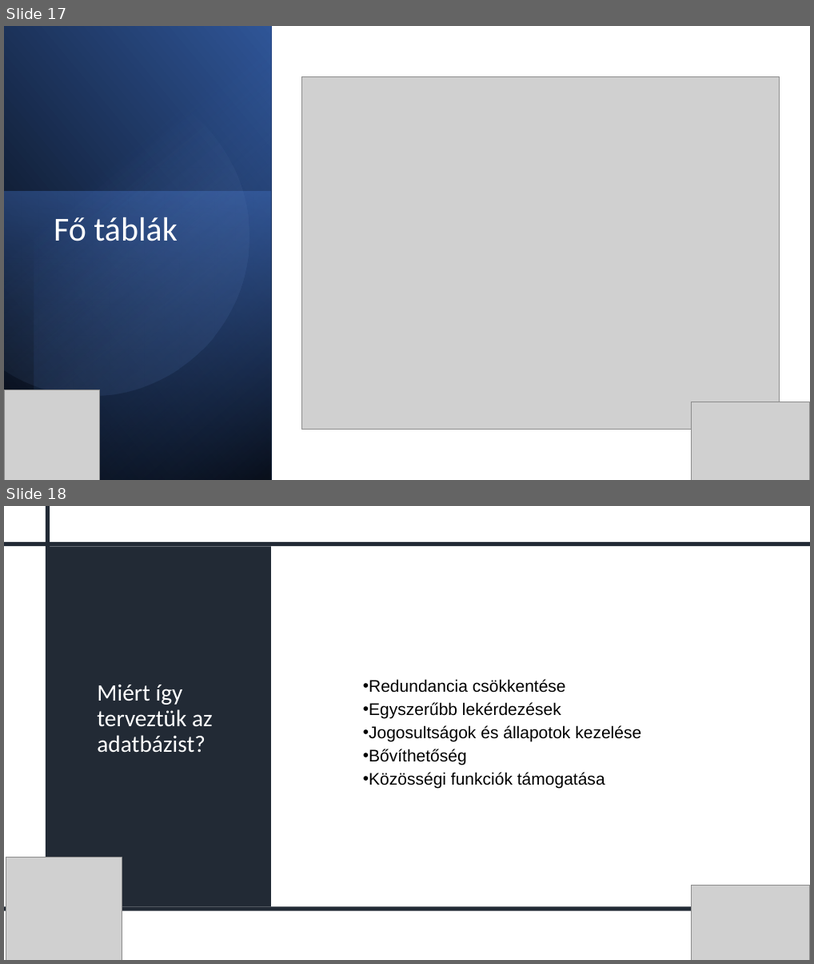
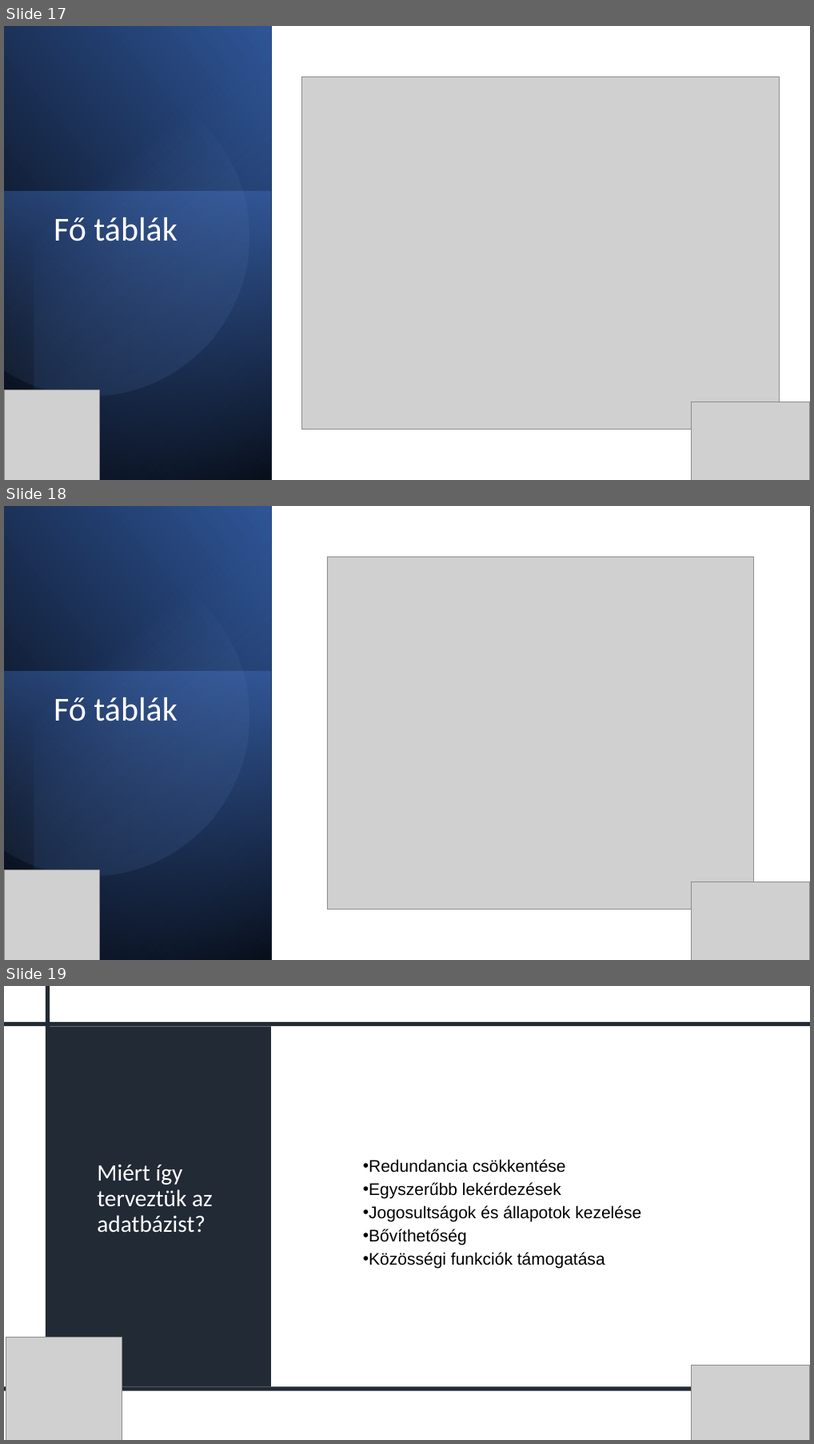
Before and after one commit to ClausPatrik/Makettoldal, a slide deck: MakettMester.pptx. Shown one above the other, each under a label of ours: slides 17 and 18 before the commit, slides 17, 18 and 19 after it. The pictures are 814x964 and 814x1444 pixels, drawn with LibreOffice and Linux fonts; fonts in the diff are those of the drawing; grey boxes stand for pictures. Boxes give left, top, right and bottom in pixels: in the first picture for what was removed or moved away, otherwise in the second. Text is boxed around its words. In the diff, an @@ line names an element or a change of style, - is before the commit and + after.

Commit message:
PPT-nek saját részem

```diff
--- a/MakettMester.pptx
+++ b/MakettMester.pptx
@@ slide 18 added at bbox=[4, 506, 810, 960], background #FFFFFF @@
@@ rectangle added at bbox=[4, 506, 271, 960], fill gradient #000000 to #2F5597 @@
@@ rectangle added at bbox=[34, 506, 271, 960], fill gradient #000000 to #4472C4 @@
@@ freeform shape added at bbox=[4, 537, 278, 904], fill gradient #8FAADC to #2F5597 @@
@@ picture added at bbox=[327, 557, 754, 909] @@
@@ rectangle added at bbox=[4, 672, 271, 960], fill gradient #4472C4 to #203864 @@
@@ title added at bbox=[54, 697, 177, 721], 40 pt, text #FFFFFF @@
+Fő táblák
@@ picture added at bbox=[4, 869, 99, 960] @@
@@ picture added at bbox=[692, 882, 810, 960] @@
@@ what was slide 18 is now slide 19 @@
```
